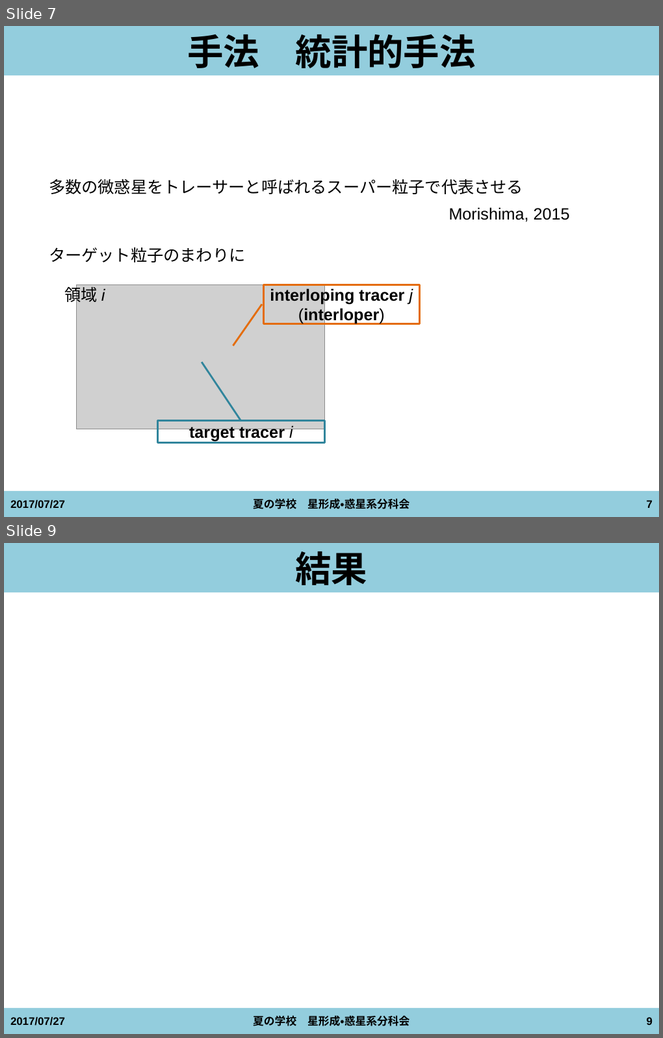
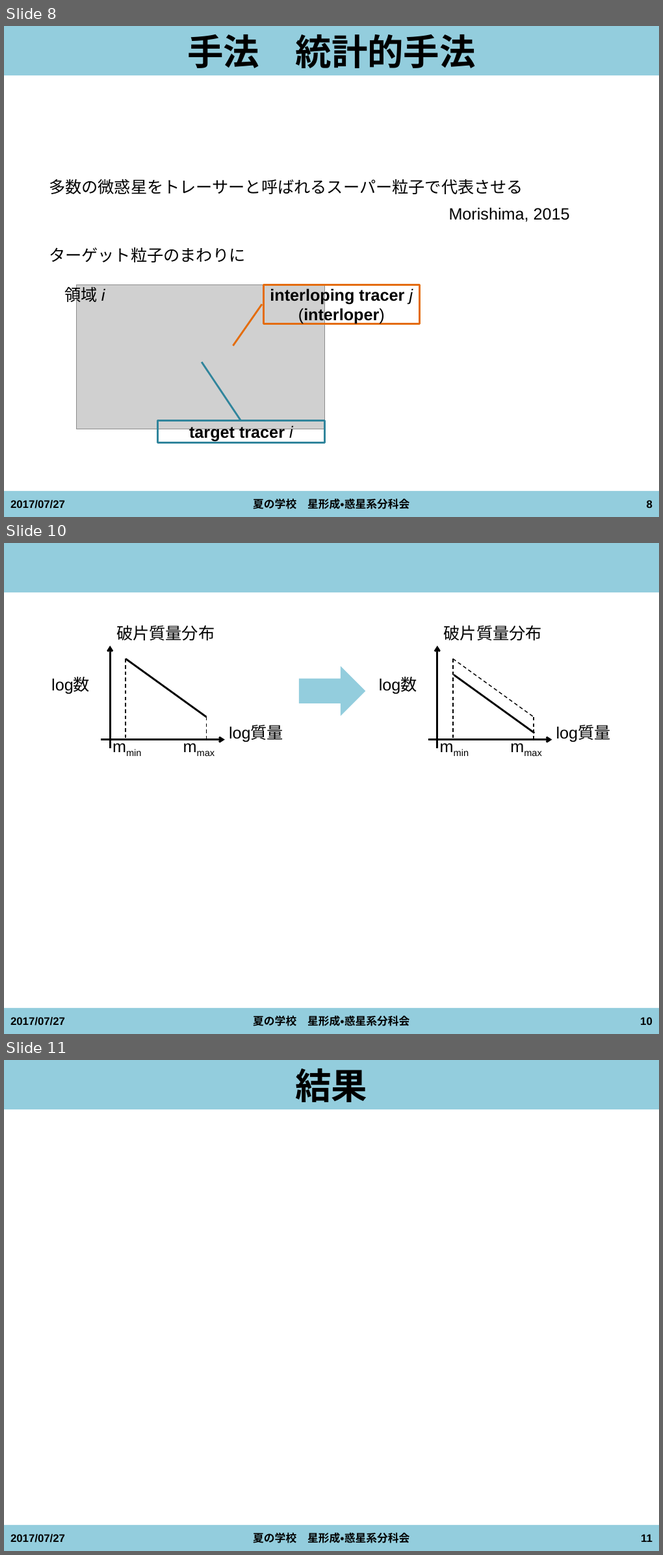
Before and after one commit to kazpc1215/Summer_School_2017, a slide deck: isoya20170727_ver1.pptx. Shown one above the other, each under a label of ours: slides 7 and 9 before the commit, slides 8, 10 and 11 after it; the slides between them are not shown. The pictures are 663x1038 and 663x1555 pixels, drawn with LibreOffice and Linux fonts; fonts in the diff are those of the drawing; grey boxes stand for pictures. Boxes give left, top, right and bottom in pixels: in the first picture for what was removed or moved away, otherwise in the second. Text is boxed around its words. In the diff, an @@ line names an element or a change of style, - is before the commit and + after.

```diff
--- a/isoya20170727_ver1.pptx
+++ b/isoya20170727_ver1.pptx
@@ slide 10 added at (x1=4, y1=543, x2=659, y2=1034), background #FFFFFF; not listed: 2 template elements that a slide beside it also shows @@
@@ down arrow added at (x1=299, y1=667, x2=365, y2=716), fill #93CDDD @@
@@ group added at (x1=379, y1=625, x2=611, y2=771): 5 texts, 4 lines, 2 arrows @@
+log質量
+log数
+破片質量分布
+mmin
+mmax
@@ group added at (x1=51, y1=625, x2=284, y2=771): 5 texts, 3 lines, 2 arrows @@
+log質量
+log数
+破片質量分布
+mmin
+mmax
@@ text added at (x1=10, y1=1017, x2=65, y2=1026), 12 pt, text #000000, bold @@
+2017/07/27
@@ text added at (x1=253, y1=1016, x2=410, y2=1027), 12 pt, text #000000, bold @@
+夏の学校 星形成・惑星系分科会
@@ page number added at (x1=640, y1=1017, x2=653, y2=1025), 12 pt, text #000000, bold @@
+10
@@ what was slide 7 is now slide 8 @@
@@ page number at (x1=647, y1=500, x2=653, y2=508): text changed @@
-7
+8
@@ what was slide 9 is now slide 11 @@
@@ page number at (x1=641, y1=1534, x2=653, y2=1542): text changed @@
-9
+11
```
Also in this commit, not shown: 5 slides changed, 2 other slides added, 5 other files.
